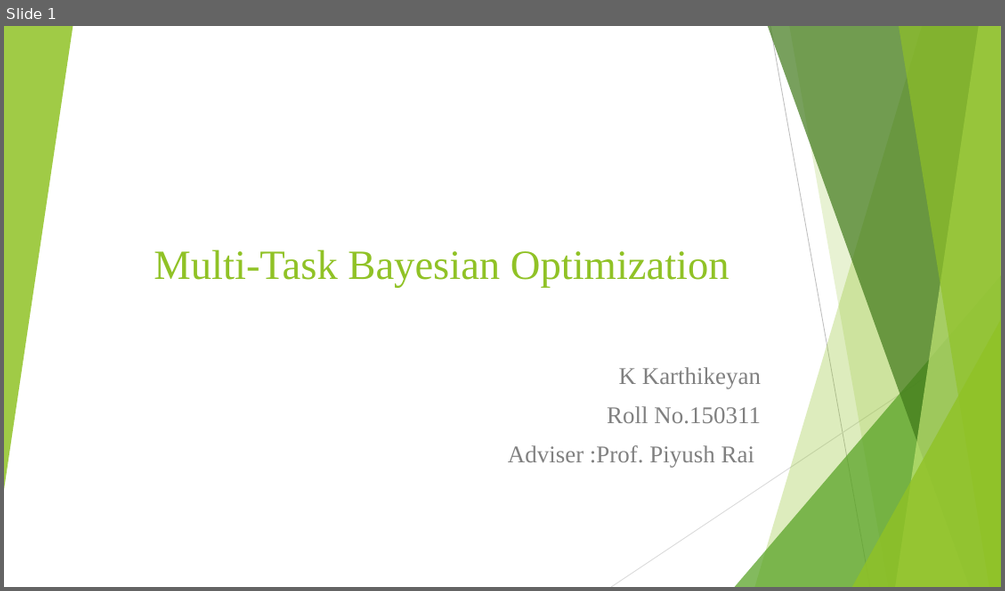
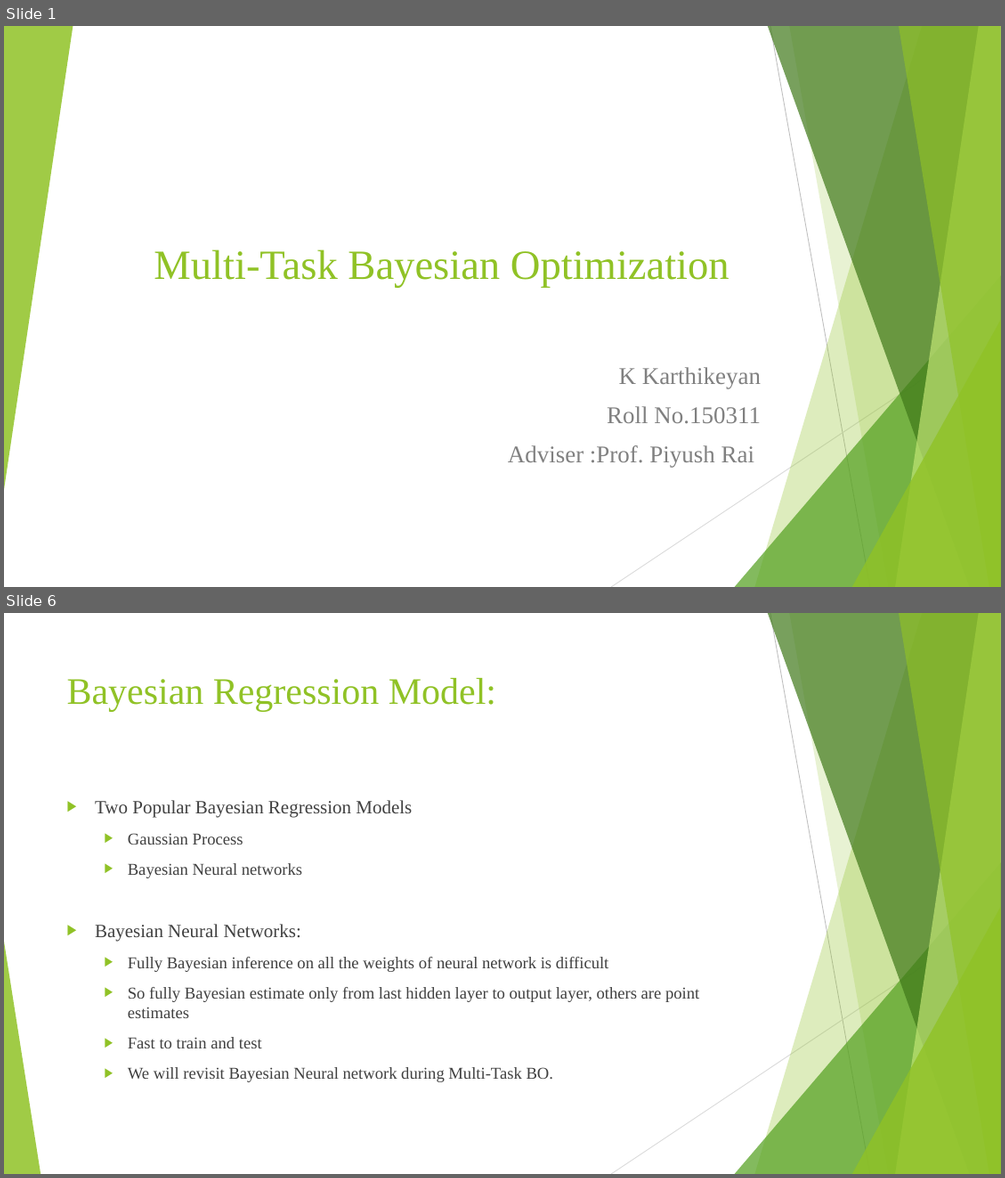
Before and after one commit to keyank/UGP, a slide deck: Presentation.pptx. Shown one above the other, each under a label of ours: slide 1 before the commit, slides 1 and 6 after it; the slides between them are not shown. The pictures are 1005x591 and 1005x1178 pixels, drawn with LibreOffice and Linux fonts; fonts in the diff are those of the drawing. Boxes give left, top, right and bottom in pixels: in the first picture for what was removed or moved away, otherwise in the second. Text is boxed around its words. In the diff, an @@ line names an element or a change of style, - is before the commit and + after.

```diff
--- a/Presentation.pptx
+++ b/Presentation.pptx
@@ slide 6 added at (x1=4, y1=613, x2=1001, y2=1174), background #FFFFFF; not listed: 9 template elements that a slide beside it also shows @@
@@ title added at (x1=67, y1=678, x2=496, y2=711), 36 pt, text #90C226 @@
+Bayesian Regression Model:
@@ text added at (x1=95, y1=800, x2=699, y2=1082), 16 pt, text #404040 @@
+▶ Two Popular Bayesian Regression Models
+  ▶ Gaussian Process
+  ▶ Bayesian Neural networks
+▶ Bayesian Neural Networks:
+  ▶ Fully Bayesian inference on all the weights of neural network is difficult
+  ▶ So fully Bayesian estimate only from last hidden layer to output layer, others are point estimates
+  ▶ Fast to train and test
+  ▶ We will revisit Bayesian Neural network during Multi-Task BO.
@@ triangle added at (x1=4, y1=941, x2=40, y2=1174), fill #90C226 at 85% opacity @@
```
Also in this commit, not shown: 16 other slides added.
